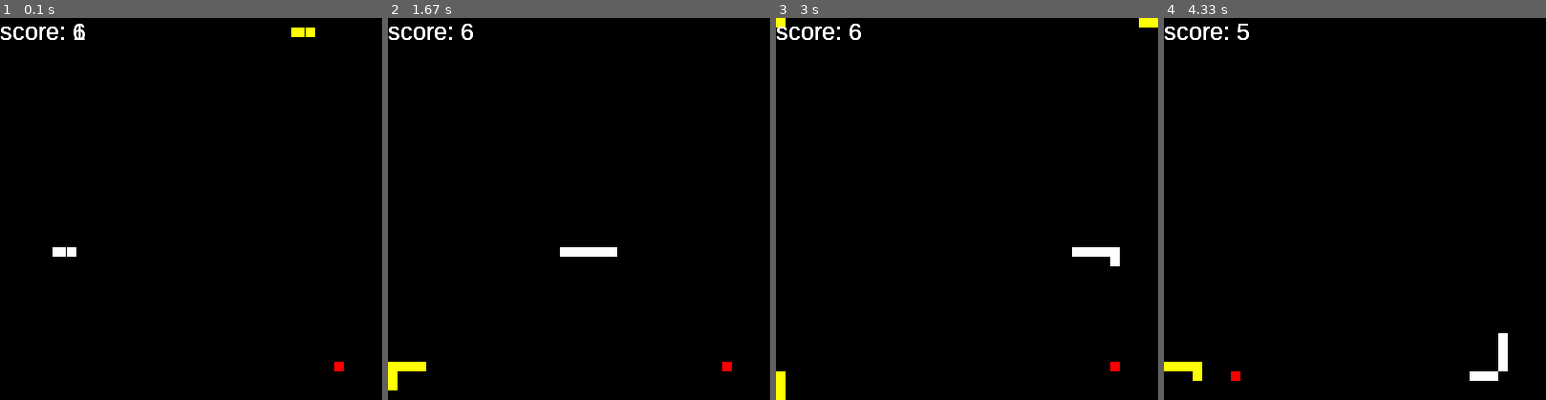
Above: before the commit, frames 1-4 (left to right).
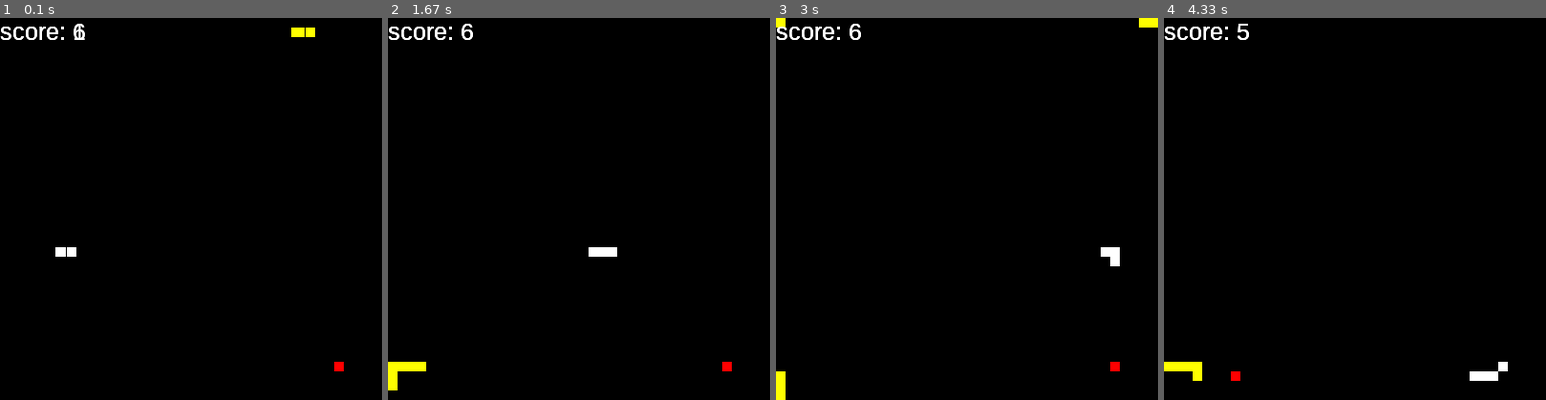
Above: after the commit, the same moments.

Repository: NourHabbal/Programming-classwork
Game: pygame game, started from Custom Pygame Project/main.py
The game is run twice, just before and just after one commit, with the same random seed, the same clock (stepped at 60 frames per second) and the same inputs.
Inputs:
- Up to frame 1 (0.1 s): no input
- Up to frame 2 (1.67 s): hold Right 0.33-0.8 s; hold Up 0.83-1.3 s; hold Right from 1.33 s (still down)
- Up to frame 3 (3 s): release Right at 1.8 s; hold Left 1.83-2.37 s; hold Down 2.4-2.7 s; hold Left from 2.73 s (still down)
- Up to frame 4 (4.33 s): release Left at 3.13 s; hold Up 3.17-3.53 s; hold Right 3.57-4.2 s; hold Down from 4.23 s (still down)

The runs differ from the first frame. In frame 1, less than 0.1% of the frame differs, in the area x 13-15%, y 60-63%; in frame 2, 0.2%, in the area x 45-53%, y 60-63%; in frame 3, 0.2%; in frame 4, 0.2%.

Commit message:
Update main.py
*nerfed starting HP in script driven snake and buffed player's snake

Diff:
--- a/Custom Pygame Project/main.py
+++ b/Custom Pygame Project/main.py
@@ -122,7 +122,7 @@
             case "AI":
                 if give_length[1]:
                     self.element = self.pos_x
-                    for i in range(5):
+                    for i in range(2):
                         self.body_list.append((self.element - 1, self.pos_y))
                         self.element = self.element - 1
                 give_length[1] = False
@@ -149,7 +149,7 @@
                         else:
                             pygame.draw.rect(win_display, (COLOR["orange"]), [i, j, base_width, base_height])
                     except:
-                        game_end = True
+                        end_game("lose")
                 pygame.display.update()
             case "PLAYER":
                 if give_length[0]:
@@ -169,7 +169,10 @@
                     self.remove_newest_element()
                 show_score()
                 for (i,j) in self.body_list:
-                    pygame.draw.rect(win_display, (COLOR["yellow"]), [i, j, base_width, base_height])
+                    try:
+                        pygame.draw.rect(win_display, (COLOR["yellow"]), [i, j, base_width, base_height])
+                    except:
+                        end_game("win")
                 pygame.display.update()
                 red_dot.draw_food()
             case _:
